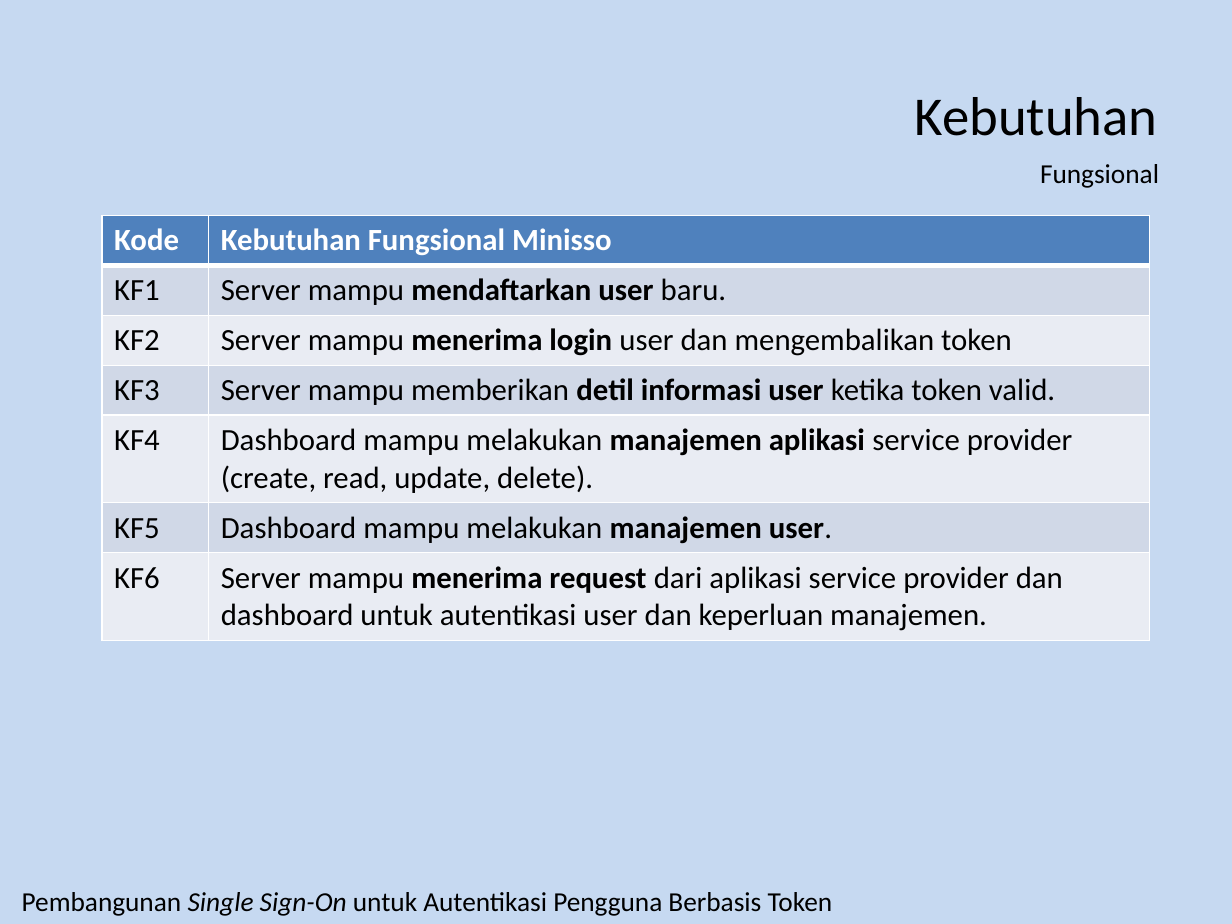
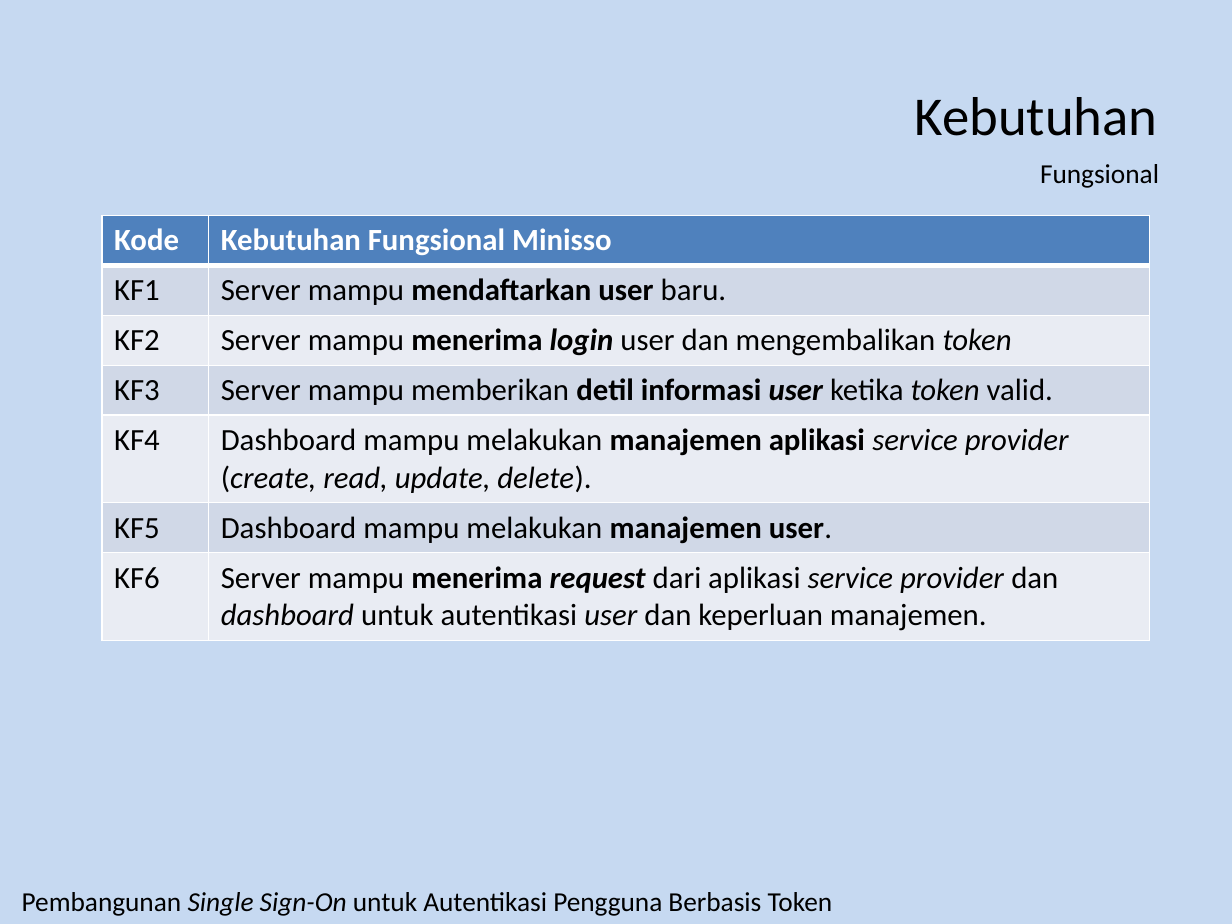
Before and after one commit to luqmanarifin/laporan-tugas-akhir, a slide deck: slide 23 of ppt-luqman-sidang.pptx. Drawn at 1232x924 pixels with LibreOffice and Linux fonts; fonts in the diff are those of the drawing. Boxes give left, top, right and bottom in pixels: in the first picture for what was removed or moved away, otherwise in the second. Text is boxed around its words. In the diff, an @@ line names an element or a change of style, - is before the commit and + after.

```diff
--- a/ppt-luqman-sidang.pptx
+++ b/ppt-luqman-sidang.pptx
@@ table at (x1=102, y1=216, x2=1151, y2=638) @@
@@ italic on in "login token", "user token", "service provider (create, read, update, delete).", "request service provider dashboard user" @@
```
Also in this commit, not shown: 20 other slides changed, 1 slide added.
